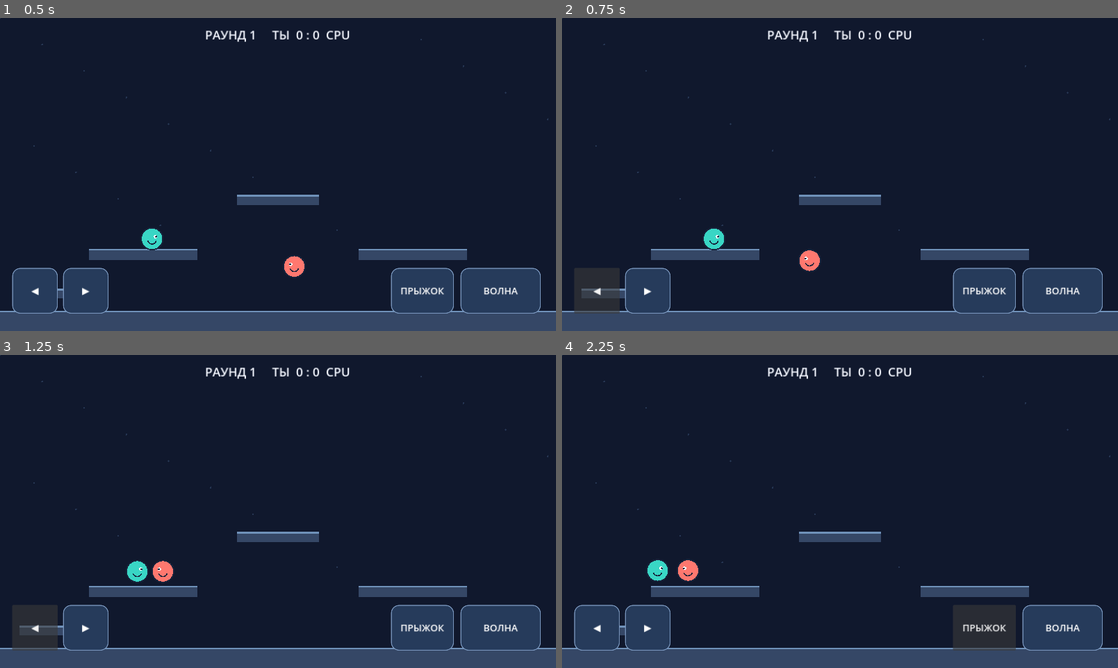
Above: before the commit, frames 1-4 (two rows, left to right).
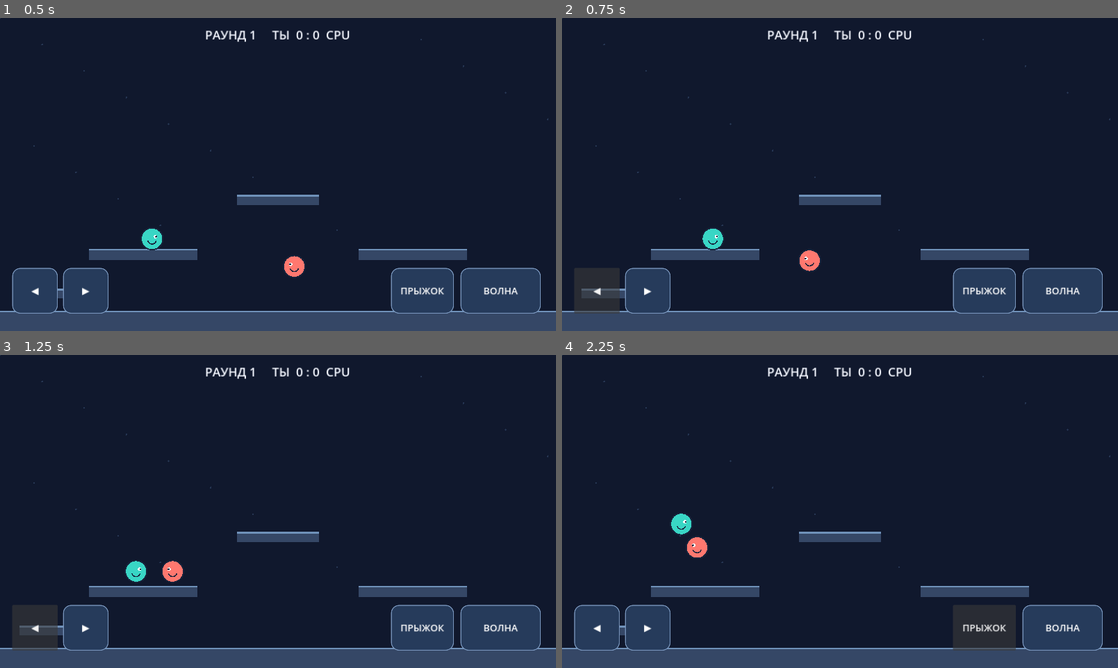
Above: after the commit, the same moments.

Repository: loslam-del/Kiwi-rounds
Game: Godot game, scene res://scenes/main.tscn
Two runs of this game, one before a commit and one after it. Both use one fixed random seed, a clock stepped at 60 frames per second and the inputs below.
Inputs:
- Up to frame 1 (0.5 s): no input
- Up to frame 2 (0.75 s): click "◀" at 0.5 s
- Up to frame 3 (1.25 s): no input
- Up to frame 4 (2.25 s): click "▶" at 1.25 s; click "ПРЫЖОК" at 2 s

Frame 1 is identical in both runs. In frame 2, less than 0.1% of the frame differs, in the area x 25-30%, y 67-75%; in frame 3, 0.3%; in frame 4, 0.7%, in the area x 15-27%, y 50-73%.

Commit message:
Fix Android touch input handling

Diff:
--- a/scripts/player.gd
+++ b/scripts/player.gd
@@ -13,6 +13,10 @@
 var move_input := 0.0
 var jump_held := false
 var fire_held := false
+var touch_left := false
+var touch_right := false
+var touch_jump := false
+var touch_fire := false
 var target: Node2D
 var move_speed := BASE_SPEED
 var jump_speed := JUMP_SPEED
@@ -33,22 +37,16 @@
     queue_redraw()
 
 func set_left(value: bool) -> void:
-    if value:
-        move_input = -1.0
-    elif move_input < 0.0:
-        move_input = 0.0
+    touch_left = value
 
 func set_right(value: bool) -> void:
-    if value:
-        move_input = 1.0
-    elif move_input > 0.0:
-        move_input = 0.0
+    touch_right = value
 
 func set_jump(value: bool) -> void:
-    jump_held = value
+    touch_jump = value
 
 func set_fire(value: bool) -> void:
-    fire_held = value
+    touch_fire = value
 
 func _physics_process(delta: float) -> void:
     pulse_cooldown = maxf(0.0, pulse_cooldown - delta)
@@ -77,9 +75,9 @@
         horizontal -= 1.0
     if Input.is_key_pressed(KEY_D) or Input.is_key_pressed(KEY_RIGHT):
         horizontal += 1.0
-    move_input = horizontal
-    jump_held = Input.is_key_pressed(KEY_W) or Input.is_key_pressed(KEY_UP)
-    fire_held = Input.is_key_pressed(KEY_SPACE)
+    move_input = clampf(horizontal + float(touch_right) - float(touch_left), -1.0, 1.0)
+    jump_held = Input.is_key_pressed(KEY_W) or Input.is_key_pressed(KEY_UP) or touch_jump
+    fire_held = Input.is_key_pressed(KEY_SPACE) or touch_fire
 
 func _think_bot(delta: float) -> void:
     if not is_instance_valid(target):
@@ -123,6 +121,10 @@
     move_input = 0.0
     jump_held = false
     fire_held = false
+    touch_left = false
+    touch_right = false
+    touch_jump = false
+    touch_fire = false
     pulse_cooldown = 0.4
 
 func _draw() -> void:
